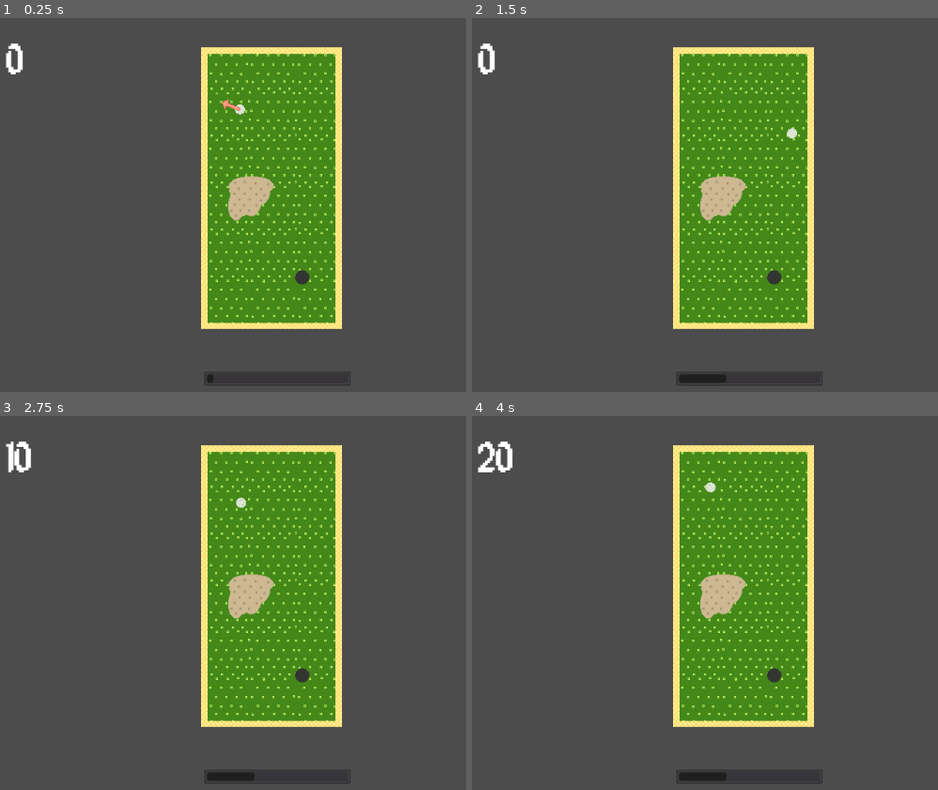
Above: before the commit, frames 1-4 (two rows, left to right).
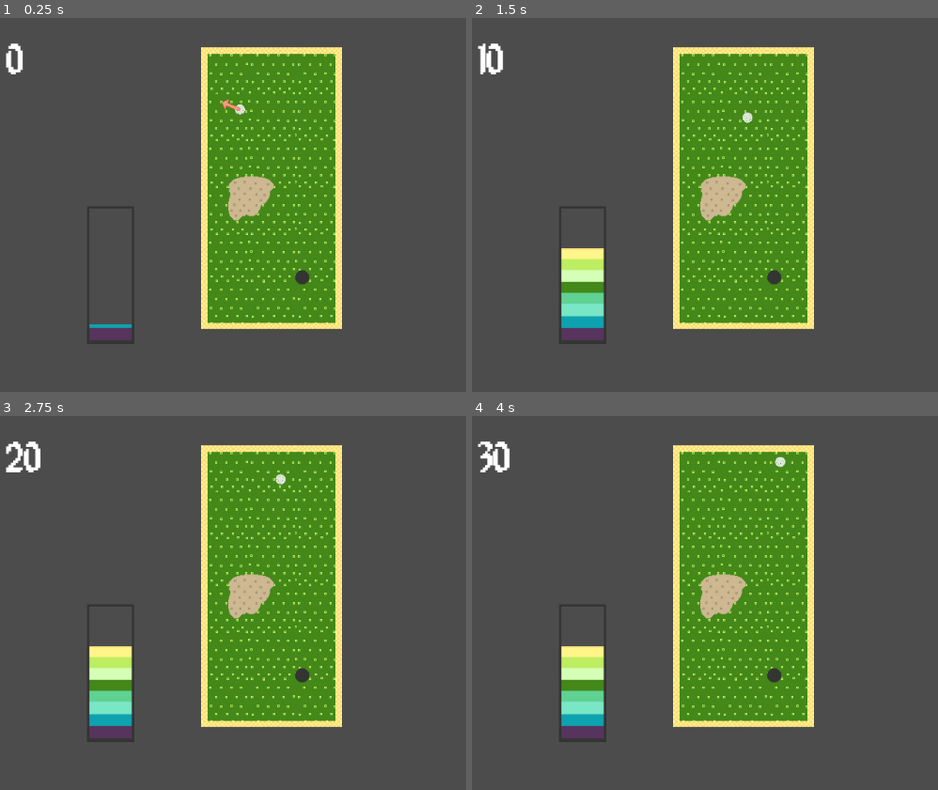
Above: after the commit, the same moments.

Repository: kenset/Par-One
Game: Godot game, scene res://PlayScene.tscn
Same seed, same stepped clock (60 frames per second), same inputs: the game is played once before the commit and once after it.
Inputs (mouse positions are in pixels of both pictures, inside the frame that each line leads up to):
- Up to frame 1 (0.25 s): no input
- Up to frame 2 (1.5 s): tap Enter at 0.5 s; move the mouse to (910, 167) at 0.52 s; tap Space at 0.77 s; move the mouse to (593, 208) at 1.27 s
- Up to frame 3 (2.75 s): tap Space at 1.52 s; move the mouse to (344, 490) at 2.02 s
- Up to frame 4 (4 s): tap Space at 2.75, 3.02, 3.77 s; move the mouse to (705, 674) at 2.77 s; move the mouse to (outside the picture) at 3.52 s

The runs differ from the first frame. In frame 1, 0.5% of the frame differs, in the area x 18-76%, y 50-99%; in frame 2, 3.0%; in frame 3, 3.1%, in the area x 1-76%, y 6-99%; in frame 4, 3.1%.

Commit message:
Adds custom power meter

Diff:
--- a/PlayScene.tscn
+++ b/PlayScene.tscn
@@ -21,7 +21,7 @@
 courses = [ ExtResource( 2 ), ExtResource( 3 ), ExtResource( 4 ), ExtResource( 5 ), ExtResource( 6 ), ExtResource( 7 ), ExtResource( 8 ), ExtResource( 9 ), ExtResource( 10 ) ]
 
 [node name="PowerMeter" parent="." instance=ExtResource( 11 )]
-position = Vector2( 420, 550 )
+position = Vector2( 292.716, 416.834 )
 
 [node name="Timer" parent="." instance=ExtResource( 12 )]
 visible = false
--- a/PowerMeter.tscn
+++ b/PowerMeter.tscn
@@ -1,11 +1,27 @@
-[gd_scene load_steps=2 format=2]
+[gd_scene load_steps=4 format=2]
 
 [ext_resource path="res://PowerMeter.gd" type="Script" id=1]
+[ext_resource path="res://assets/power_meter.png" type="Texture" id=2]
+[ext_resource path="res://assets/power_meter_container.png" type="Texture" id=3]
 
 [node name="PowerMeter" type="Node2D"]
 script = ExtResource( 1 )
 
-[node name="ProgressBar" type="ProgressBar" parent="."]
+[node name="ProgressBar_old" type="ProgressBar" parent="."]
+visible = false
 margin_right = 200.0
 margin_bottom = 20.0
 percent_visible = false
+
+[node name="ProgressBar" type="TextureProgress" parent="."]
+margin_left = -37.0
+margin_top = -96.0
+margin_right = 37.0
+margin_bottom = 96.0
+value = 100.0
+texture_progress = ExtResource( 2 )
+fill_mode = 3
+
+[node name="power_meter_container" type="Sprite" parent="ProgressBar"]
+position = Vector2( 37, 96 )
+texture = ExtResource( 3 )
Binary file added: assets/power_meter.png
Not shown, added: assets/power_meter.png.import
Binary file added: assets/power_meter_container.png
Not shown, added: assets/power_meter_container.png.import
